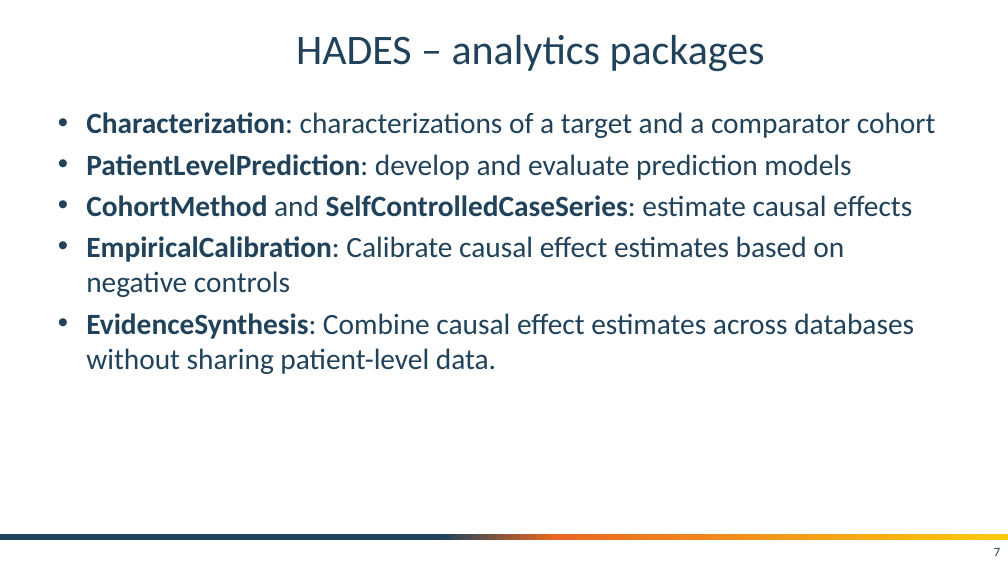
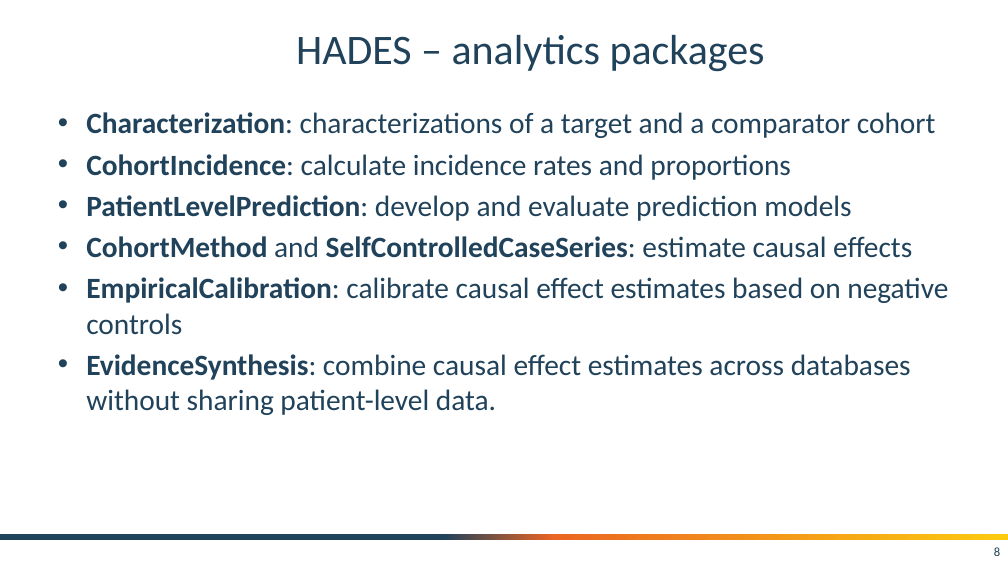
Before and after one commit to OHDSI/Tutorial-Hades, a slide deck: slide 8 of slides/HADESIntro.pptx (slide 7 before the commit). Drawn at 1008x567 pixels with LibreOffice and Linux fonts; fonts in the diff are those of the drawing; background and template pictures are left out. Boxes give left, top, right and bottom in pixels: in the first picture for what was removed or moved away, otherwise in the second. Text is boxed around its words. In the diff, an @@ line names an element or a change of style, - is before the commit and + after.

```diff
--- a/slides/HADESIntro.pptx
+++ b/slides/HADESIntro.pptx
@@ text at [86,154,791,180]: paragraph added @@
+• CohortIncidence: calculate incidence rates and proportions
@@ text at [86,277,948,415]: text changed @@
-• EmpiricalCalibration: Calibrate causal effect estimates based on negative controls
-• EvidenceSynthesis: Combine causal effect estimates across databases without sharing patient-level data.
+• EmpiricalCalibration: calibrate causal effect estimates based on negative controls
+• EvidenceSynthesis: combine causal effect estimates across databases without sharing patient-level data.
@@ page number at [994,547,1000,556]: text changed @@
-7
+8
```
Also in this commit, not shown: 1 other slide changed, 1 slide added, 1 other file.
